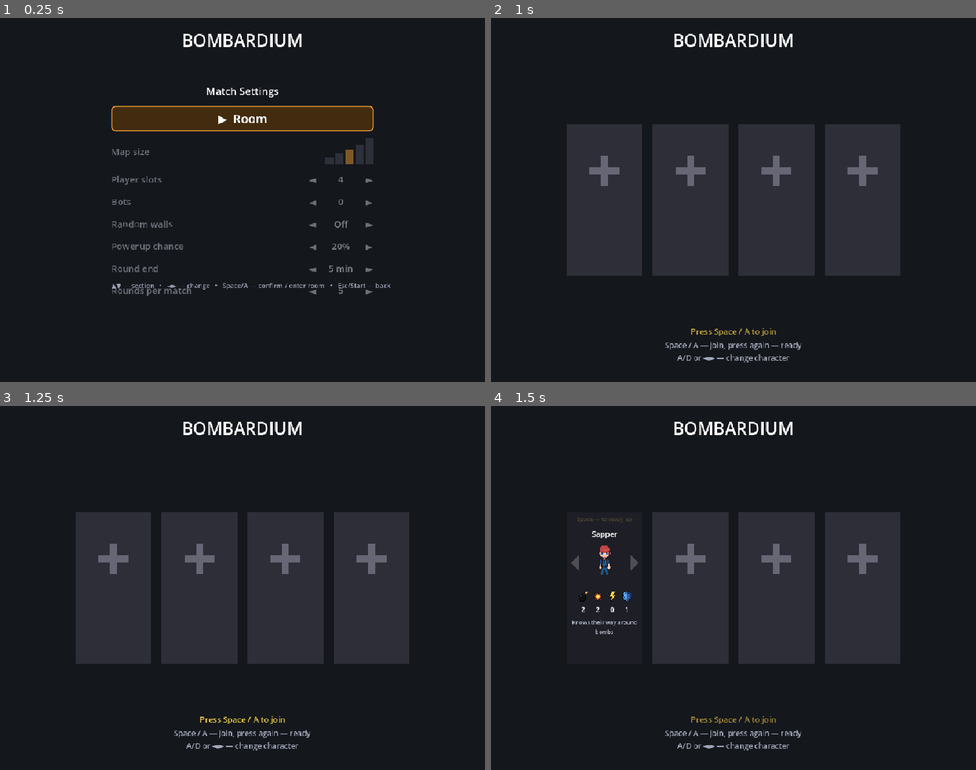
Above: before the commit, frames 1-4 (two rows, left to right).
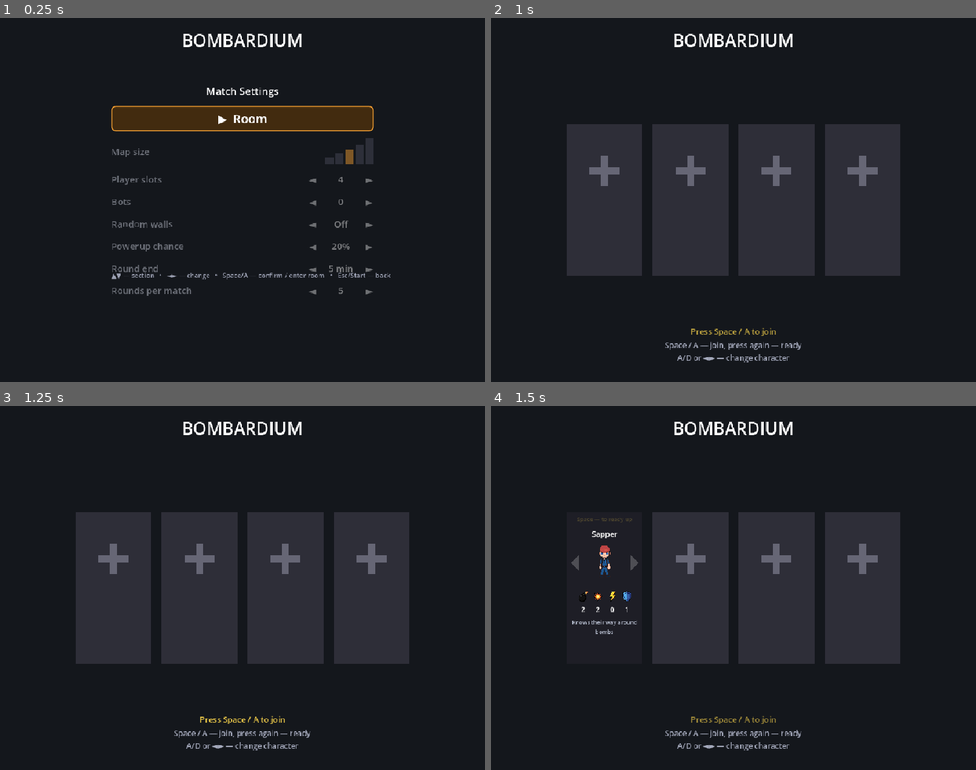
Above: after the commit, the same moments.

Repository: LikSaint/bombardium
Game: Godot game, scene res://scenes/Lobby.tscn
Two runs of this game, one before a commit and one after it. Both use one fixed random seed, a clock stepped at 60 frames per second and the inputs below. This scene is started directly instead of the project's main scene.
Inputs (mouse positions are in pixels of both pictures, inside the frame that each line leads up to):
- Up to frame 1 (0.25 s): no input
- Up to frame 2 (1 s): tap Enter at 0.5 s; move the mouse to (840, 181) at 0.52 s; hold D from 0.53 s (still down); tap E at 0.6 s; click (840, 181) at 0.67 s; tap Space at 0.77 s
- Up to frame 3 (1.25 s): keep holding D
- Up to frame 4 (1.5 s): release D at 1.25 s; tap Space at 1.25 s; drag from (636, 606) to (709, 660) at 1.27 s

The runs differ from the first frame. In frame 1, 0.5% of the frame differs, in the area x 23-81%, y 70-75%; in frame 2, nothing differs; in frame 3, nothing differs; in frame 4, nothing differs.

Commit message:
Properly fix hint text spacing - reduce menu height and move hint further down
- Decrease Rows offset_bottom from 410 to 380
- Move Hint further down: offset_top from -70 to -90, offset_bottom from -44 to -64
- Ensures clear separation between menu items and hint text

Co-Authored-By: Claude Haiku 4.5 <noreply@anthropic.com>

Diff:
--- a/scenes/Lobby.tscn
+++ b/scenes/Lobby.tscn
@@ -64,7 +64,7 @@
 layout_mode = 0
 anchor_right = 1.0
 offset_top = 44.0
-offset_bottom = 410.0
+offset_bottom = 380.0
 theme_override_constants/separation = 14
 
 [node name="RoomRow" type="PanelContainer" parent="SettingsPanel/Rows"]
@@ -337,8 +337,8 @@
 anchor_top = 1.0
 anchor_right = 1.0
 anchor_bottom = 1.0
-offset_top = -70.0
-offset_bottom = -44.0
+offset_top = -90.0
+offset_bottom = -64.0
 theme_override_font_sizes/font_size = 13
 theme_override_colors/font_color = Color(0.7, 0.72, 0.8, 0.85)
 horizontal_alignment = 1
